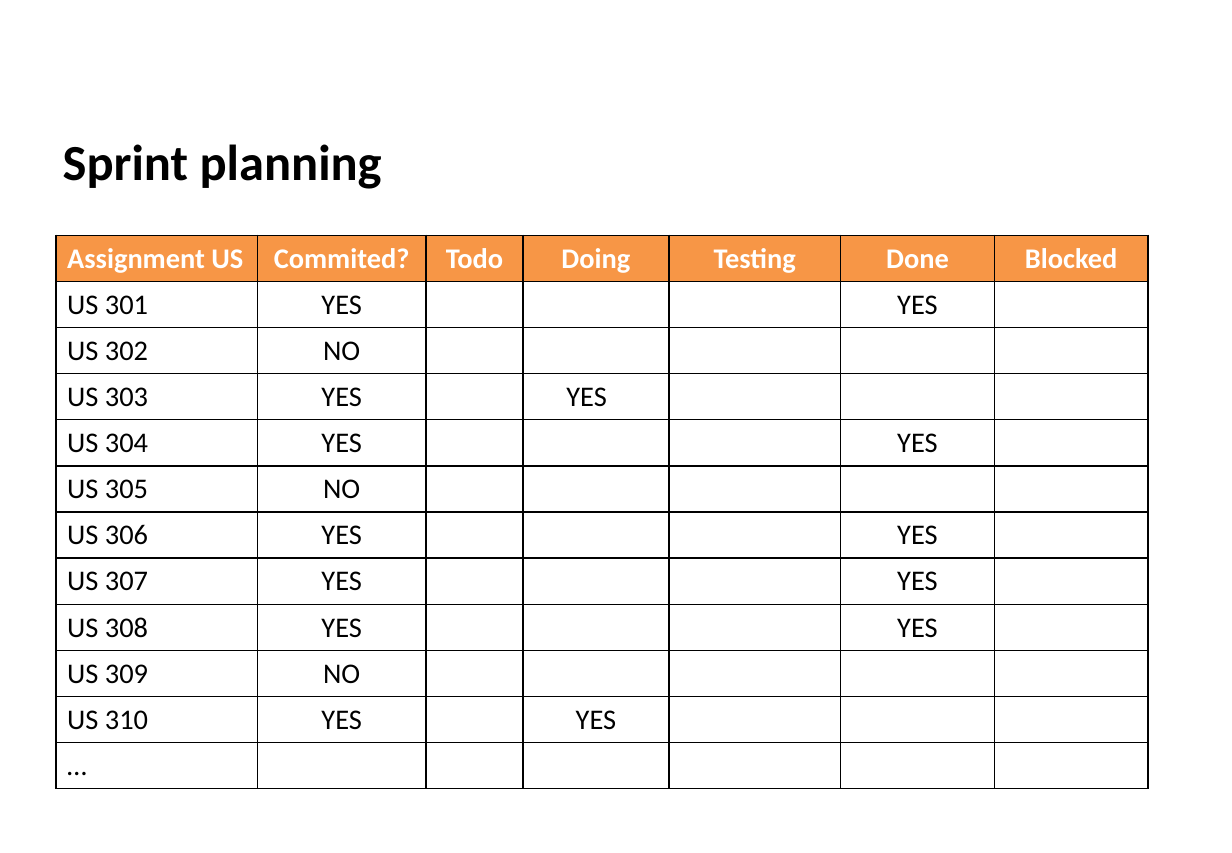
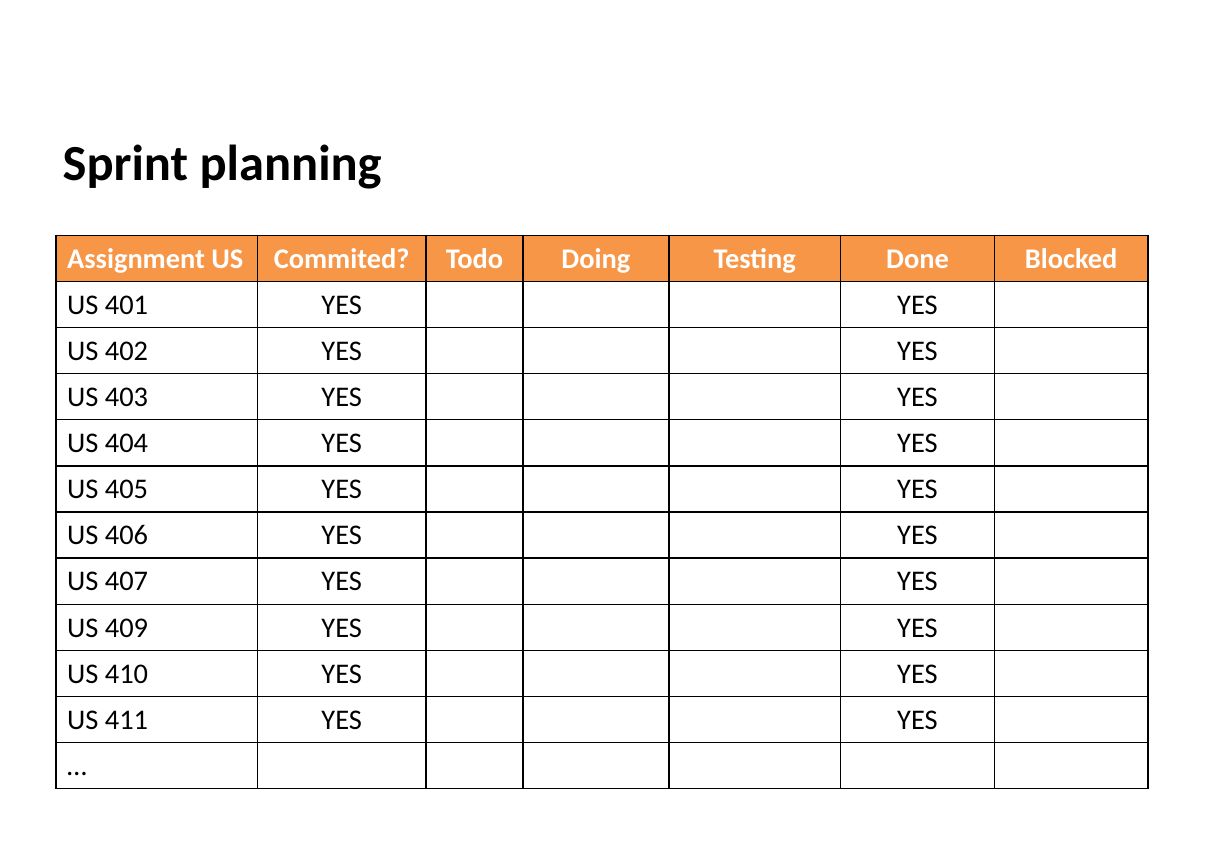
Before and after one commit to Diogosadias/LEI_PI_SEM3, a slide deck: slide 3 of docs/Sprint4/LAPR3 - Sprint 4 Status Report.pptx. Drawn at 1232x853 pixels with LibreOffice and Linux fonts; fonts in the diff are those of the drawing; background and template pictures are left out. Boxes give left, top, right and bottom in pixels: in the first picture for what was removed or moved away, otherwise in the second. Text is boxed around its words. In the diff, an @@ line names an element or a change of style, - is before the commit and + after.

```diff
--- a/docs/Sprint4/LAPR3 - Sprint 4 Status Report.pptx
+++ b/docs/Sprint4/LAPR3 - Sprint 4 Status Report.pptx
@@ table at bbox=[56, 235, 1147, 782] @@
-row 2, column 1: US 301
+row 2, column 1: US 401
-row 3: US 302 | NO |  |  |  |  | 
+row 3: US 402 | YES |  |  |  | YES | 
-row 4: US 303 | YES |  | YES |  |  | 
+row 4: US 403 | YES |  |  |  | YES | 
-row 5, column 1: US 304
+row 5, column 1: US 404
-row 6: US 305 | NO |  |  |  |  | 
+row 6: US 405 | YES |  |  |  | YES | 
-row 7, column 1: US 306
+row 7, column 1: US 406
-row 8, column 1: US 307
+row 8, column 1: US 407
-row 9, column 1: US 308
+row 9, column 1: US 409
-row 10: US 309 | NO |  |  |  |  | 
+row 10: US 410 | YES |  |  |  | YES | 
-row 11: US 310 | YES |  | YES |  |  | 
+row 11: US 411 | YES |  |  |  | YES | 
```
Also in this commit, not shown: 10 other slides changed, 3 other files.
